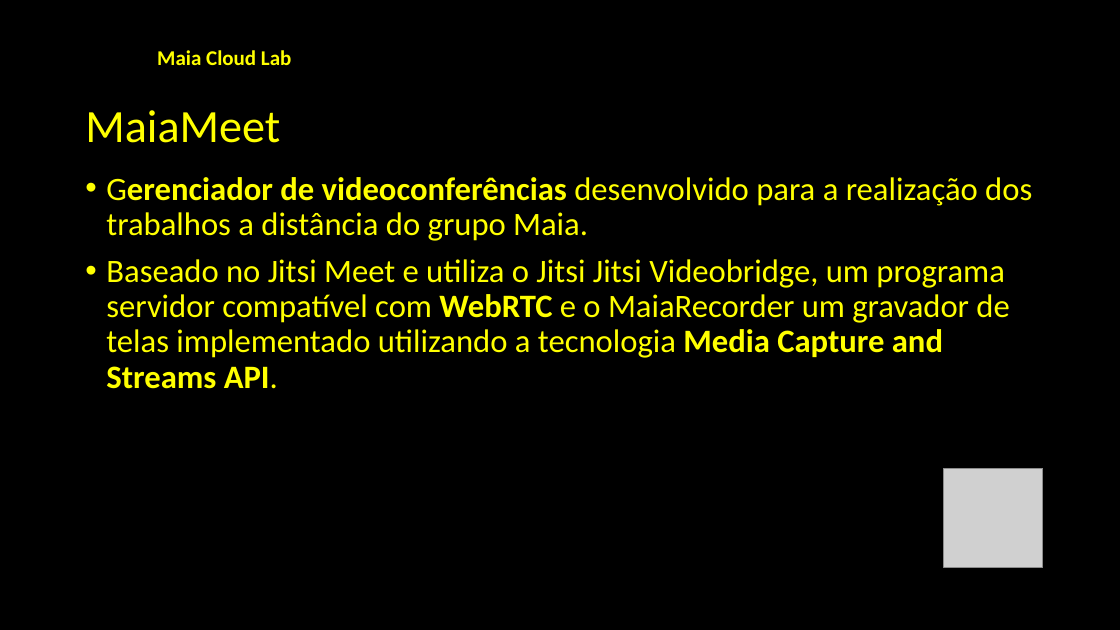
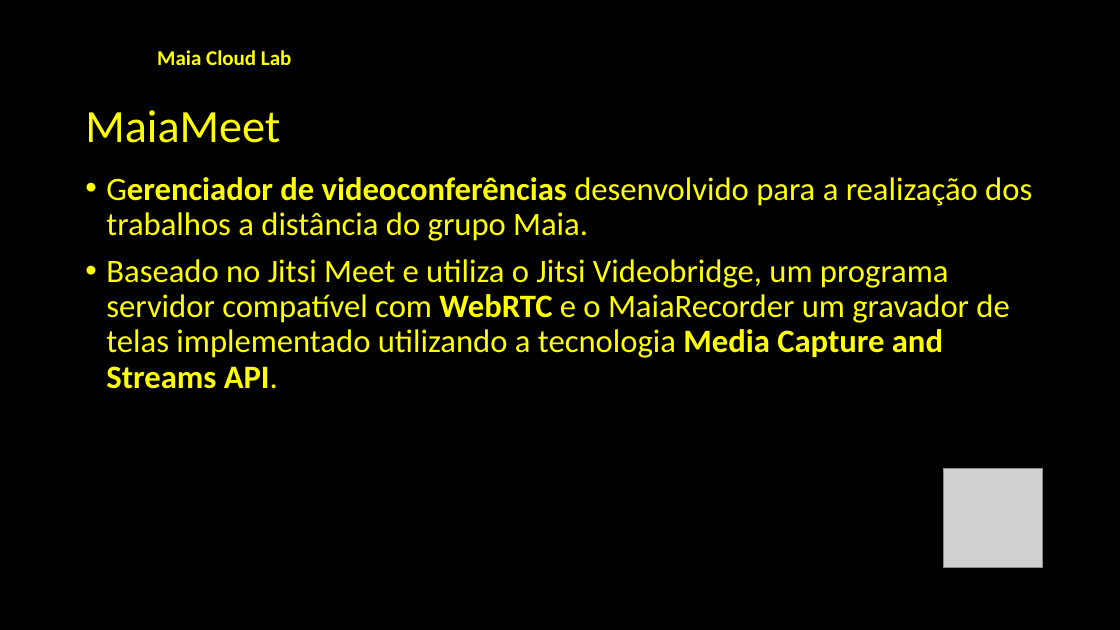
Before and after one commit to souzamonteiro/maiascript-book, a slide deck: slide 7 of slides/Projeto Maia.pptx. Drawn at 1120x630 pixels with LibreOffice and Linux fonts; fonts in the diff are those of the drawing; grey boxes stand for pictures; background and template pictures are left out. Boxes give left, top, right and bottom in pixels: in the first picture for what was removed or moved away, otherwise in the second. Text is boxed around its words. In the diff, an @@ line names an element or a change of style, - is before the commit and + after.

Commit message:
Fix in PowerPoint slides

```diff
--- a/slides/Projeto Maia.pptx
+++ b/slides/Projeto Maia.pptx
@@ text at (106,259,1009,389): text changed @@
-• Baseado no Jitsi Meet e utiliza o Jitsi Jitsi Videobridge, um programa servidor compatível com WebRTC e o MaiaRecorder um gravador de telas implementado utilizando a tecnologia Media Capture and Streams API.
+• Baseado no Jitsi Meet e utiliza o Jitsi Videobridge, um programa servidor compatível com WebRTC e o MaiaRecorder um gravador de telas implementado utilizando a tecnologia Media Capture and Streams API.
```
